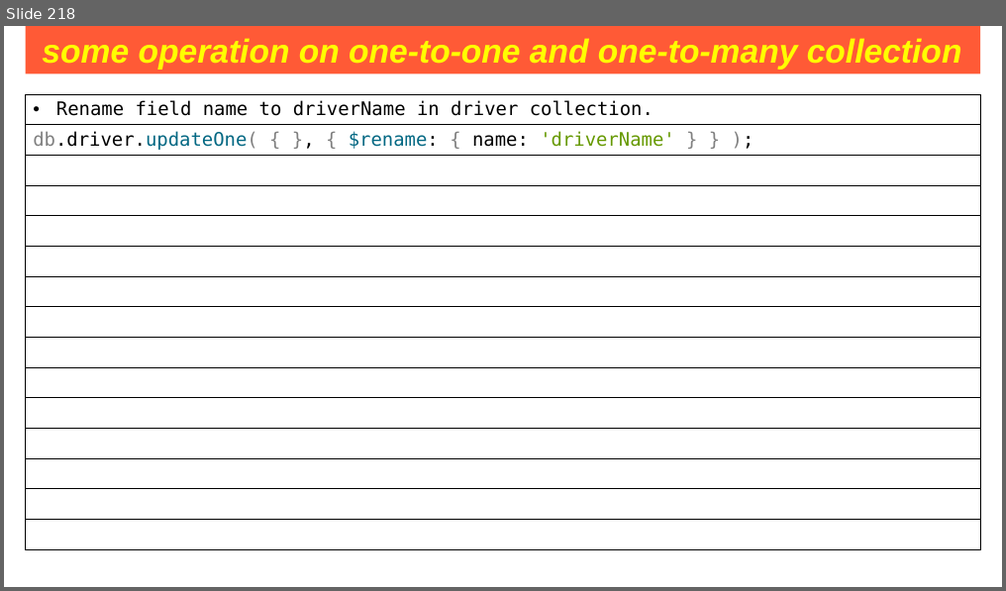
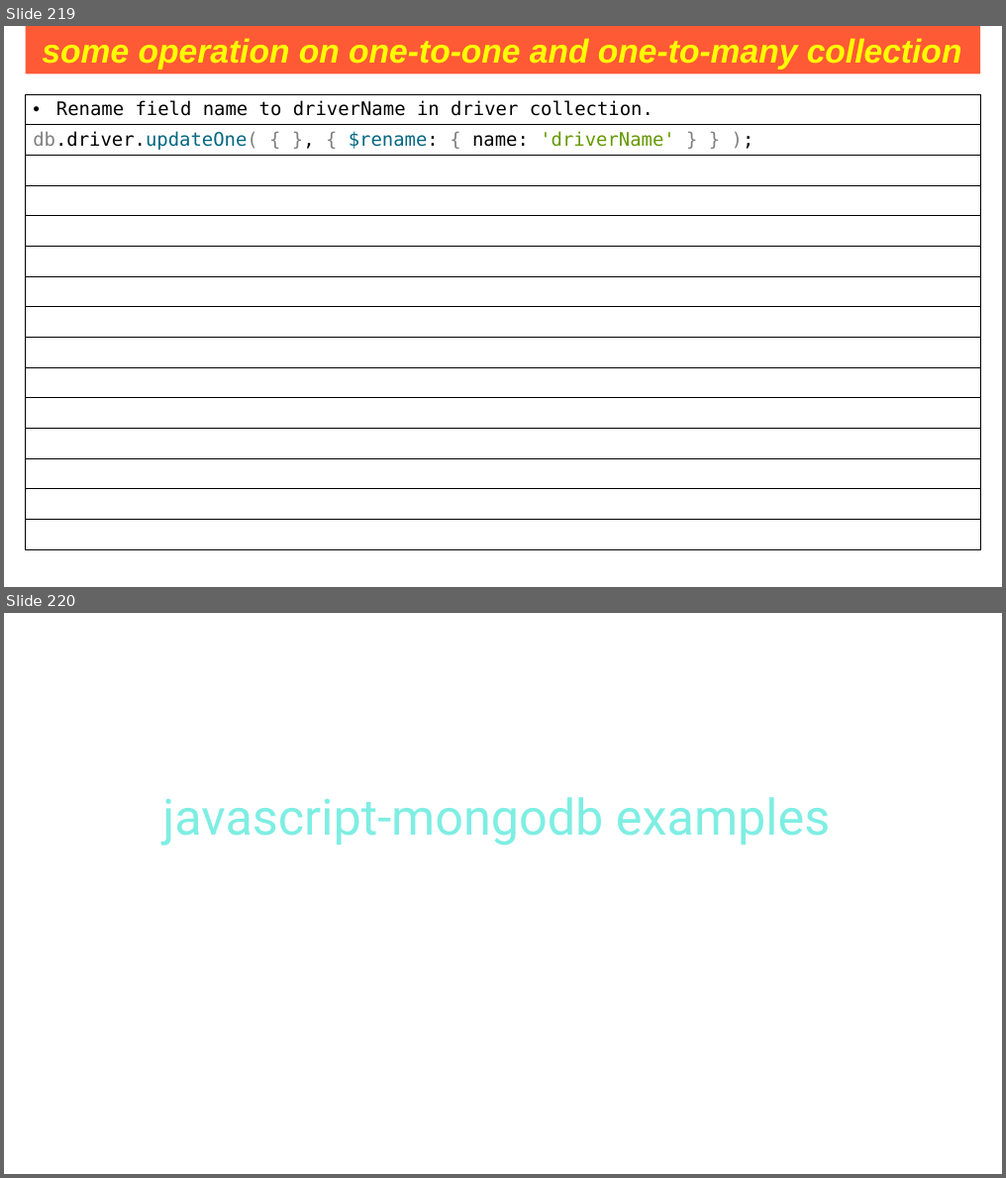
Before and after one commit to Saleel-Bagde/PPT-s, a slide deck: MongoDB PPT.pptx. Shown one above the other, each under a label of ours: slide 218 before the commit, slides 219 and 220 after it. The pictures are 1006x591 and 1006x1178 pixels, drawn with LibreOffice and Linux fonts; fonts in the diff are those of the drawing. Boxes give left, top, right and bottom in pixels: in the first picture for what was removed or moved away, otherwise in the second. Text is boxed around its words. In the diff, an @@ line names an element or a change of style, - is before the commit and + after.

```diff
--- a/MongoDB PPT.pptx
+++ b/MongoDB PPT.pptx
@@ slide 220 added at <box>4,613,1002,1174</box>, background #FFFFFF @@
@@ text added at <box>162,797,830,846</box>, 48 pt, text #7EEEE3 @@
+javascript-mongodb examples
@@ what was slide 218 is now slide 219 @@
```
Also in this commit, not shown: 13 other slides added.
